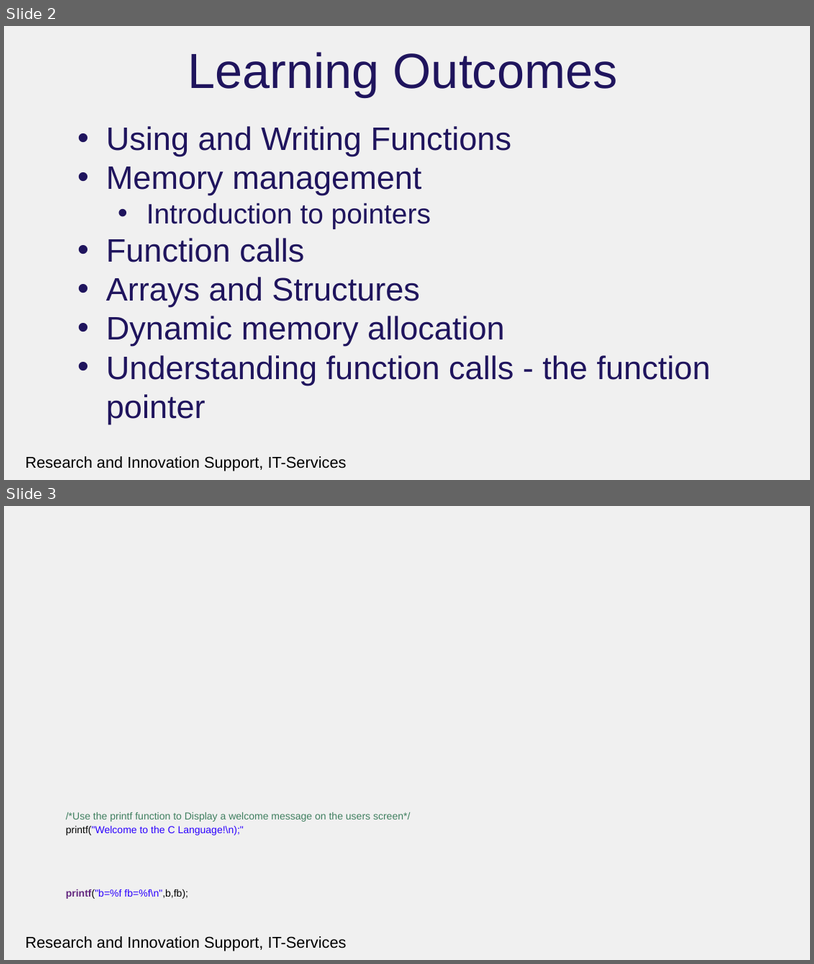
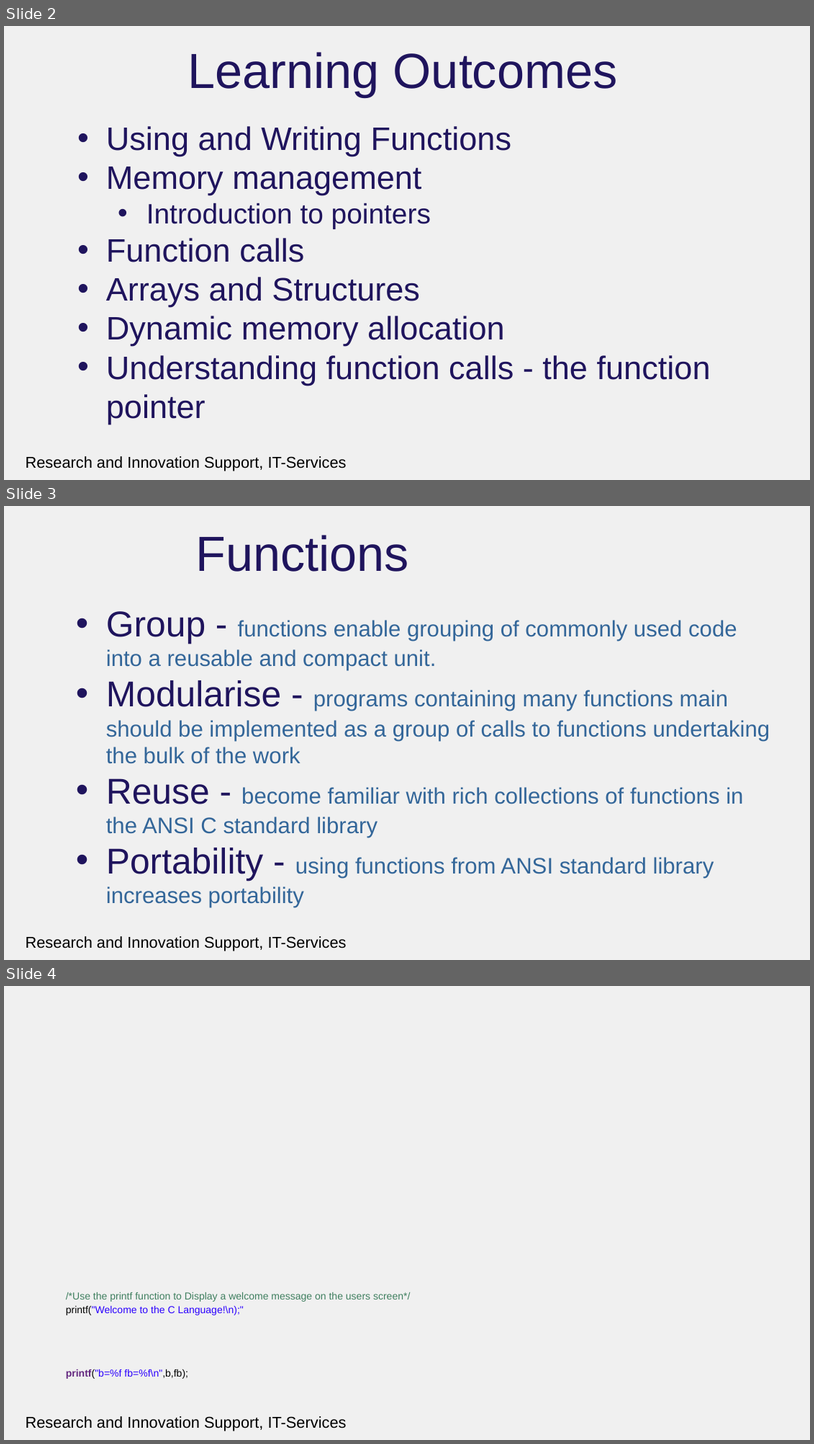
Before and after one commit to rcgsheffield/introc, a slide deck: archive/presentations/functionsandmemory.pptx. Shown one above the other, each under a label of ours: slides 2 and 3 before the commit, slides 2, 3 and 4 after it. The pictures are 814x964 and 814x1444 pixels, drawn with LibreOffice and Linux fonts; fonts in the diff are those of the drawing; background and template pictures are left out. Boxes give left, top, right and bottom in pixels: in the first picture for what was removed or moved away, otherwise in the second. Text is boxed around its words. In the diff, an @@ line names an element or a change of style, - is before the commit and + after.

```diff
--- a/archive/presentations/functionsandmemory.pptx
+++ b/archive/presentations/functionsandmemory.pptx
@@ slide 3 added at bbox=[4, 506, 810, 960], background #F0F0F0; not listed: 1 template element that a slide beside it also shows @@
@@ title added at bbox=[196, 535, 410, 572], 44 pt, text #1F145D @@
+Functions
@@ text added at bbox=[106, 611, 771, 907], 20 pt, text #336699 @@
+• Group - functions enable grouping of commonly used code into a reusable and compact unit.
+• Modularise - programs containing many functions main should be implemented as a group of calls to functions undertaking the bulk of the work
+• Reuse - become familiar with rich collections of functions in the ANSI C standard library
+• Portability - using functions from ANSI standard library increases portability
@@ what was slide 3 is now slide 4 @@
```
Also in this commit, not shown: 12 other slides added, 1 slide removed, 17 other files.
